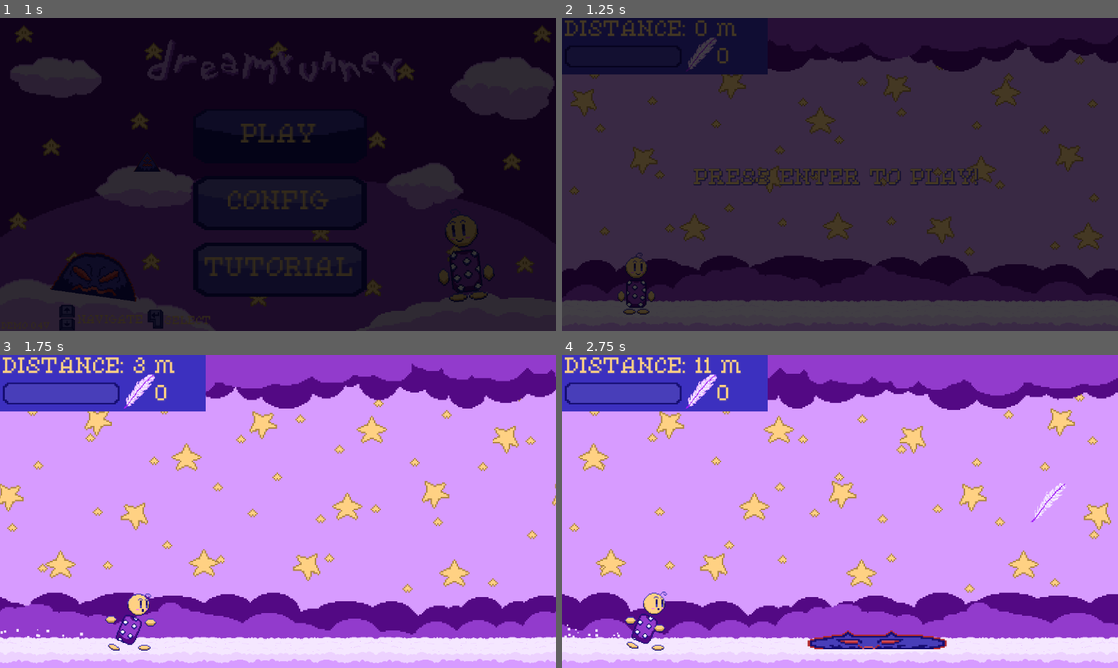
Above: before the commit, frames 1-4 (two rows, left to right).
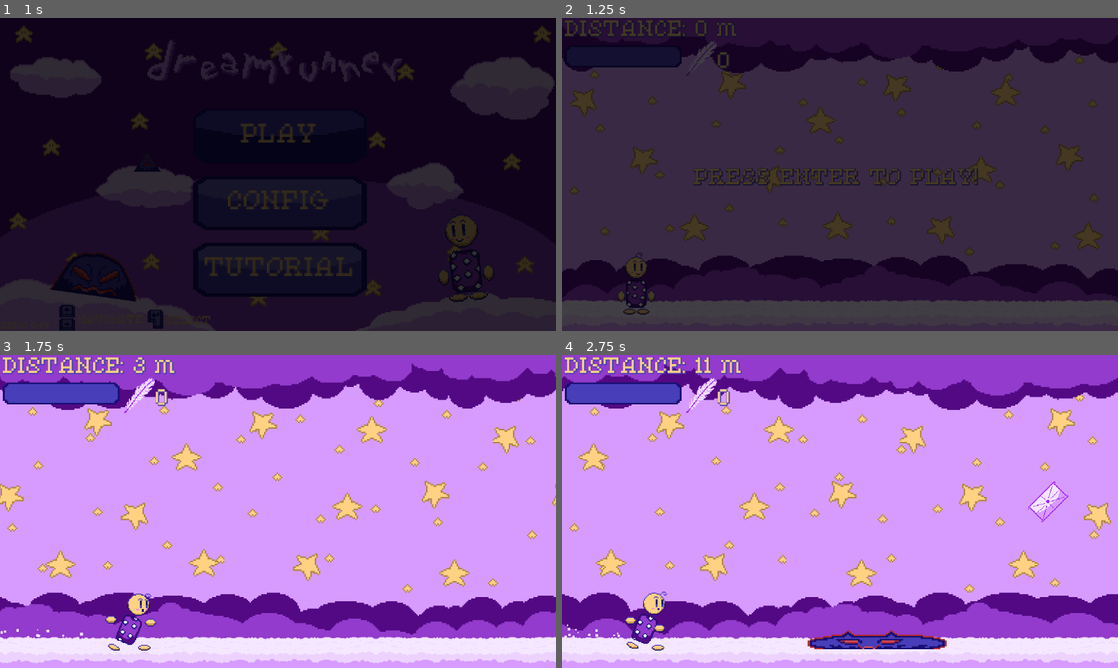
Above: after the commit, the same moments.

Repository: jacio-m/DreamRunner
Game: Godot game, scene res://HUD/main_menu.tscn
The game is run twice, just before and just after one commit, with the same random seed, the same clock (stepped at 60 frames per second) and the same inputs.
Inputs:
- Up to frame 1 (1 s): tap Enter (ui_accept) at 0.5, 0.77 s; hold Right (ui_right) from 0.53 s (still down)
- Up to frame 2 (1.25 s): keep holding Right (ui_right)
- Up to frame 3 (1.75 s): keep holding Right (ui_right); tap Enter (ui_accept) at 1.25, 1.52 s
- Up to frame 4 (2.75 s): release Right (ui_right) at 2.03 s; hold Left (ui_left) from 2.03 s (still down)

Frame 1 is identical in both runs. In frame 2, 1.0% of the frame differs, in the area x 0-37%, y 6-19%; in frame 3, 4.4%; in frame 4, 4.6%, in the area x 0-92%, y 0-54%.

Commit message:
Added Item Collected SFX and Started Working on Pillow
An SFX was added for when the player collects items. I’ve begun working on making the pillow functional, and the HUD will be transparent

Diff:
--- a/HUD/hud.tscn
+++ b/HUD/hud.tscn
@@ -6,11 +6,6 @@
 [ext_resource type="Texture2D" uid="uid://ngqpchhly8uu" path="res://HUD/Sprites/doublejumpbar(progress).png" id="4_1rsjr"]
 
 [node name="HUD" type="CanvasLayer"]
-
-[node name="ColorRect" type="ColorRect" parent="."]
-offset_right = 426.0
-offset_bottom = 117.0
-color = Color(0.235294, 0.188235, 0.74902, 1)
 
 [node name="DistanceLabel" type="Label" parent="."]
 offset_left = 6.0
@@ -45,15 +40,15 @@
 horizontal_alignment = 1
 
 [node name="FeatherCount" type="Sprite2D" parent="."]
-position = Vector2(286.8, 74.8)
+position = Vector2(287.6, 83.6)
 scale = Vector2(1.3, 1.3)
 texture = ExtResource("2_mi5n8")
 
 [node name="FeatherLabel" type="Label" parent="."]
-offset_left = 321.8
-offset_top = 61.8
-offset_right = 437.8
-offset_bottom = 116.8
+offset_left = 322.6
+offset_top = 70.6
+offset_right = 438.6
+offset_bottom = 125.6
 theme_override_colors/font_color = Color(1, 0.819608, 0.513726, 1)
 theme_override_colors/font_shadow_color = Color(0.282353, 0.243137, 0.72549, 1)
 theme_override_constants/shadow_outline_size = 6
--- /dev/null
+++ b/Items/pillow.tscn
@@ -0,0 +1,12 @@
+[gd_scene load_steps=2 format=3 uid="uid://cgkweythcmlgc"]
+
+[ext_resource type="Texture2D" uid="uid://8uhmn5u4yulb" path="res://Items/Sprites/pillow.png" id="1_cw0ef"]
+
+[node name="Area2D" type="Area2D"]
+scale = Vector2(1.3, 1.3)
+
+[node name="Sprite2D" type="Sprite2D" parent="."]
+texture = ExtResource("1_cw0ef")
+
+[node name="CollisionPolygon2D" type="CollisionPolygon2D" parent="."]
+polygon = PackedVector2Array(8, -31, 31, -8, -8, 31, -32, 8)
--- a/Levels/Scenes/main.tscn
+++ b/Levels/Scenes/main.tscn
@@ -10,6 +10,7 @@
 [ext_resource type="AudioStream" uid="uid://cgcxbnq8no005" path="res://Sounds/shine-4-268912.mp3" id="9_513b0"]
 [ext_resource type="Texture2D" uid="uid://2ux5yd301bh4" path="res://Levels/Sprites/cloudparticle.png" id="9_e5b45"]
 [ext_resource type="AudioStream" uid="uid://xp7up1ii6a52" path="res://Sounds/shine-2-268904.mp3" id="10_513b0"]
+[ext_resource type="AudioStream" uid="uid://bwpcj12udotbh" path="res://Sounds/item_collected.ogg" id="11_dk07v"]
 
 [node name="Main" type="Node"]
 script = ExtResource("1_3ysta")
@@ -57,3 +58,7 @@
 process_mode = 3
 stream = ExtResource("10_513b0")
 pitch_scale = 3.05
+
+[node name="ItemCollectedSound" type="AudioStreamPlayer" parent="."]
+stream = ExtResource("11_dk07v")
+volume_db = 5.0
--- a/Levels/level.gd
+++ b/Levels/level.gd
@@ -4,12 +4,12 @@
 var shadow_spike = preload("res://Enemies/shadow_spike.tscn")
 var shadow_kitty = preload("res://Enemies/shadow_kitty.tscn")
 #maybe some other enemies later on
-
+var pillow_item = preload("res://Items/pillow.tscn")
 var feather_item = preload("res://Items/feather.tscn")
 
 var obstacle_types := [shadow_blob, shadow_spike, shadow_kitty]
 var obstacles : Array
-var item_types := [feather_item]
+var item_types := [feather_item, pillow_item]
 var items: Array
 
 const PLAYER_START_POS := Vector2i(155, 550)
@@ -134,6 +134,7 @@
 	item.position = Vector2i(x, y)
 	item.body_entered.connect(func(body):
 		if body.name == "Player":
+			$ItemCollectedSound.play()
 			GameData.feather_count += 1
 			remove_item(item))
 	add_child(item)
Not shown: 1 places in Levels/Scenes/main.tscn that only renumber resources
Not shown, added: Sounds/item_collected.ogg.import
Not shown, added: Sounds/item_collected.ogg
